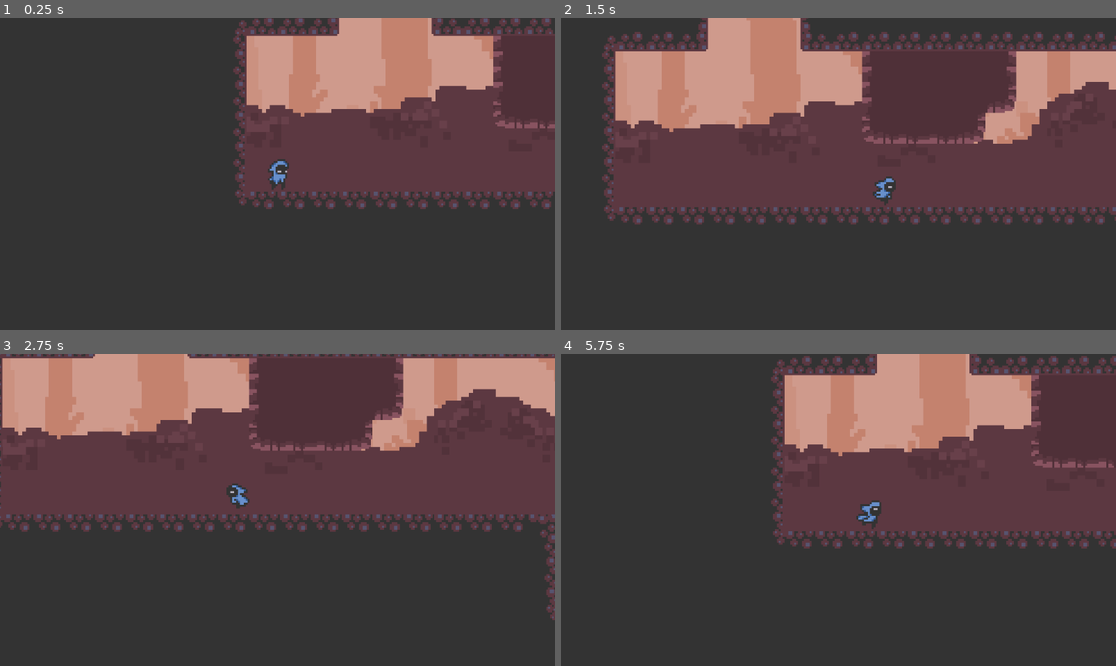
Above: before the commit, frames 1-4 (two rows, left to right).
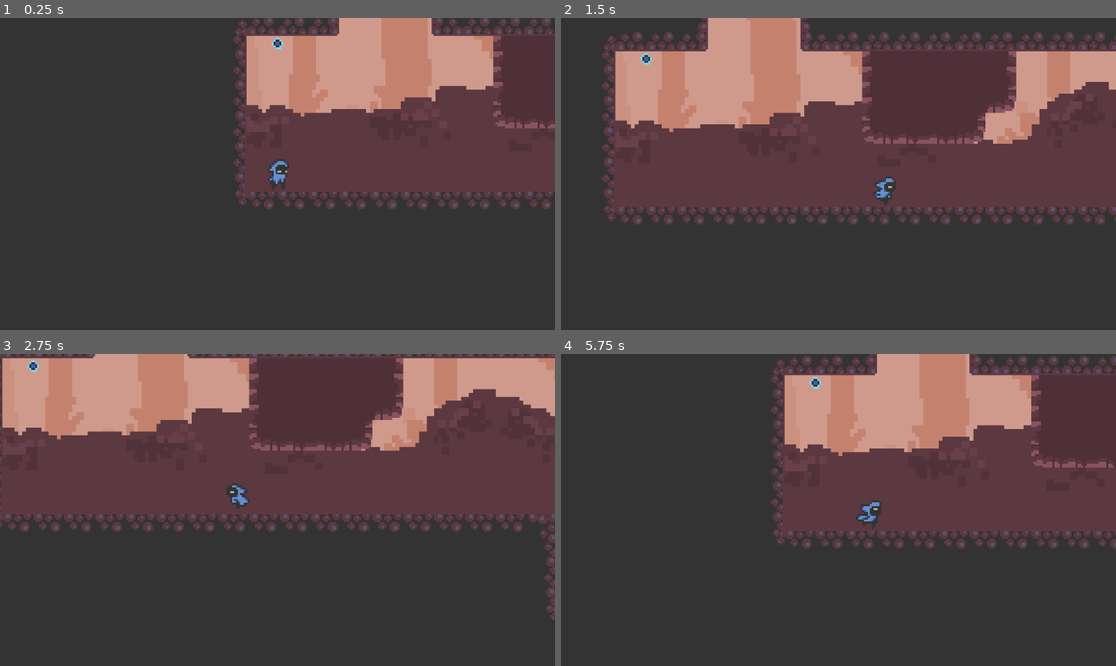
Above: after the commit, the same moments.

Repository: RileyBautista/ButtonUp
Game: Godot game, scene res://level2.tscn
The game is run twice, just before and just after one commit, with the same random seed, the same clock (stepped at 60 frames per second) and the same inputs. This scene is started directly instead of the project's main scene.
Inputs:
- Up to frame 1 (0.25 s): no input
- Up to frame 2 (1.5 s): tap Enter at 0.5 s; hold Right (move_right) from 0.53 s (still down); tap Up (jump) at 0.77 s
- Up to frame 3 (2.75 s): tap Up (jump) at 1.52 s; release Right (move_right) at 2.03 s; hold Left (move_left) from 2.03 s (still down)
- Up to frame 4 (5.75 s): release Left (move_left) at 2.78 s; hold Right (move_right) 2.78-4.28 s; tap Up (jump) at 3.02, 3.77, 4.52 s; hold Left (move_left) 4.28-5.03 s; hold Right (move_right) from 5.03 s (still down)

The runs differ from the first frame. In frame 1, less than 0.1% of the frame differs, in the area x 48-52%, y 6-11%; in frame 2, less than 0.1%; in frame 3, less than 0.1%; in frame 4, less than 0.1%, in the area x 44-47%, y 7-12%.

Commit message:
THE ORBS WORK NOW
👽

Diff:
--- a/level2.tscn
+++ b/level2.tscn
@@ -13,6 +13,7 @@
 [ext_resource type="PackedScene" uid="uid://hdqagp1r10iq" path="res://button.tscn" id="11_dc5vx"]
 [ext_resource type="Script" uid="uid://rslmo8gwt1tg" path="res://button3.gd" id="12_s8oj7"]
 [ext_resource type="PackedScene" uid="uid://bpppg0sd2ueqv" path="res://log.tscn" id="13_s8oj7"]
+[ext_resource type="PackedScene" uid="uid://doodjkdkt1wvf" path="res://orb.tscn" id="14_mw4xc"]
 
 [sub_resource type="AtlasTexture" id="AtlasTexture_nr8wp"]
 atlas = ExtResource("2_21xmu")
@@ -368,6 +369,9 @@
 
 [node name="Log" parent="." instance=ExtResource("13_s8oj7")]
 
+[node name="Orb" parent="." instance=ExtResource("14_mw4xc")]
+position = Vector2(0, 21)
+
 [connection signal="animation_changed" from="Player/AnimatedSprite2D" to="Player" method="_on_animated_sprite_2d_animation_changed"]
 [connection signal="body_exited" from="Killzone" to="Killzone" method="_on_body_exited"]
 [connection signal="body_exited" from="Button3" to="Button3" method="_on_body_exited"]
--- a/orb.gd
+++ b/orb.gd
@@ -1,11 +1,21 @@
 extends Area2D
 
-
-# Called when the node enters the scene tree for the first time.
-func _ready() -> void:
-	pass # Replace with function body.
+@onready var player = $"../Player"
+@onready var orbSprite = $AnimatedSprite2D
+@onready var timer = $Timer
 
 
-# Called every frame. 'delta' is the elapsed time since the previous frame.
-func _process(delta: float) -> void:
-	pass
+
+func _on_body_entered(body: Node2D) -> void:
+	if body == player:
+		Log.orbsCollected += 1
+		orbSprite.play("collected")
+		set_deferred("monitoring", false)
+		timer.start()
+		print(Log.orbsCollected)
+
+
+
+
+func _on_timer_timeout() -> void:
+	visible = false
--- a/orb.tscn
+++ b/orb.tscn
@@ -65,8 +65,11 @@
 }, {
 "duration": 1.0,
 "texture": SubResource("AtlasTexture_retvd")
+}, {
+"duration": 1.0,
+"texture": null
 }],
-"loop": true,
+"loop": false,
 "name": &"collected",
 "speed": 10.0
 }, {
@@ -94,11 +97,21 @@
 "speed": 5.0
 }]
 
+[sub_resource type="CircleShape2D" id="CircleShape2D_2qvkr"]
+radius = 2.23607
+
 [node name="Orb" type="Area2D"]
 script = ExtResource("1_2qvkr")
 
 [node name="AnimatedSprite2D" type="AnimatedSprite2D" parent="."]
 sprite_frames = SubResource("SpriteFrames_sk3cd")
-frame_progress = 0.404505
+animation = &"collected"
+autoplay = "default"
 
 [node name="CollisionShape2D" type="CollisionShape2D" parent="."]
+shape = SubResource("CircleShape2D_2qvkr")
+
+[node name="Timer" type="Timer" parent="."]
+
+[connection signal="body_entered" from="." to="." method="_on_body_entered"]
+[connection signal="timeout" from="Timer" to="." method="_on_timer_timeout"]
Not shown: 1 places in level2.tscn that only renumber resources
Not shown: 1 places in orb.tscn that only renumber resources
